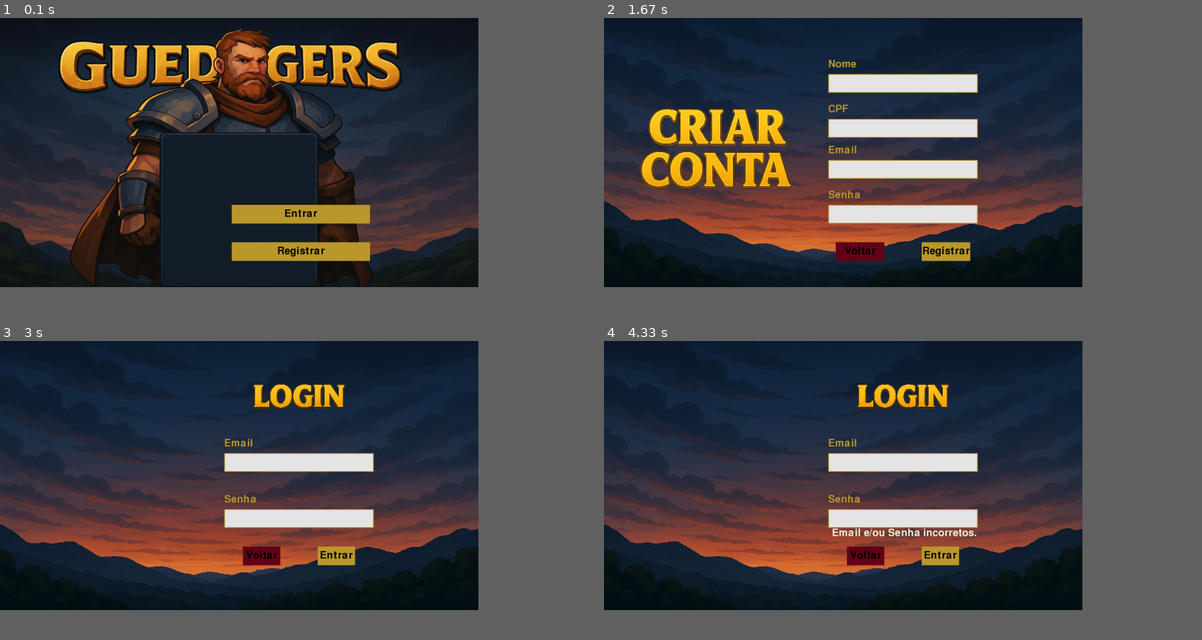
Above: before the commit, frames 1-4 (two rows, left to right).
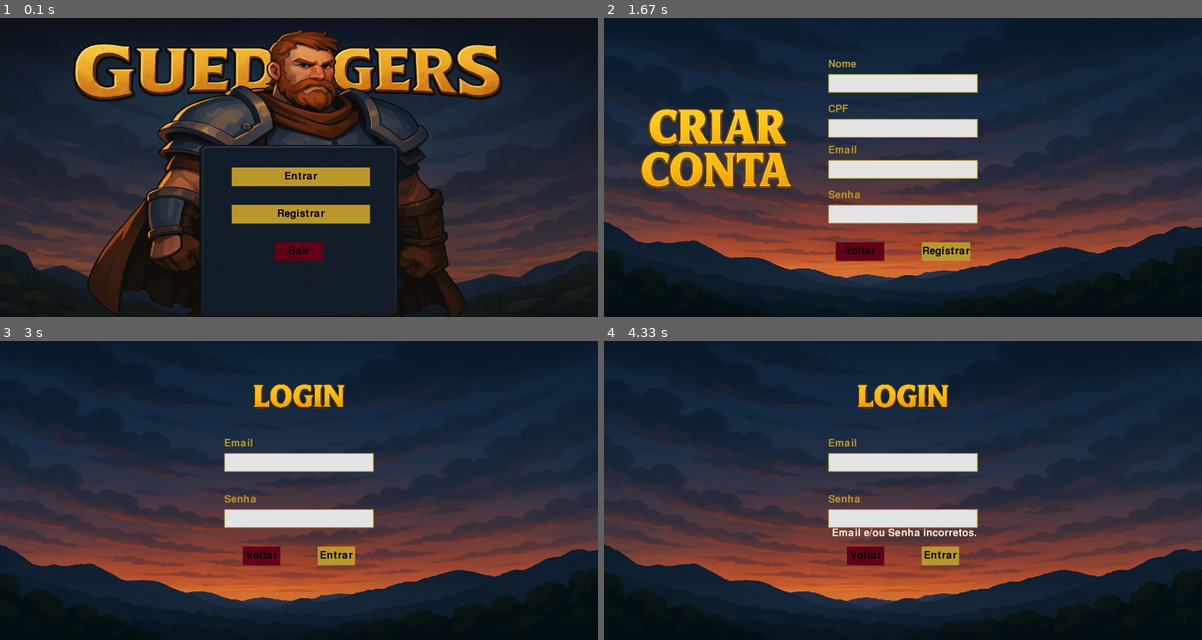
Above: after the commit, the same moments.

Repository: Redbruno7/technic_rpg
Game: pygame game, started from main.py
Same seed, same stepped clock (60 frames per second), same inputs: the game is played once before the commit and once after it.
Inputs:
- Up to frame 1 (0.1 s): no input
- Up to frame 2 (1.67 s): click "Entrar" at 0.38 s; type "ann" at 0.67 s; tap Enter at 1 s; click "Voltar" at 1.27 s; click "Registrar" at 1.6 s
- Up to frame 3 (3 s): type "a" at 1.88 s; tap Enter at 2.02 s; click "Voltar" at 2.48 s; click "Entrar" at 2.82 s
- Up to frame 4 (4.33 s): click "Entrar" at 3.15 s; hold Right 3.43-3.9 s
In our replay, the window is 720x405 before the commit and 900x450 after it. These sizes can differ from the game's own. Grey fills any space a smaller window leaves; there, only what the larger window draws over its background counts as a difference.

The runs differ from the first frame. In frame 1, 42% of the frame differs, in the area x 0-100%, y 3-100%; in frame 2, 35%; in frame 3, 37%; in frame 4, 36%.

Commit message:
agora ta finalizado mesmo

Diff:
--- a/interface/tela_editar.py
+++ b/interface/tela_editar.py
@@ -14,13 +14,13 @@
 os.system('cls')
 
 # Conectar Banco de dados
-conn = sqlite3.connect(r'C:\TECNICO\technic_rpg\Guedgers.db')
+conn = sqlite3.connect(r'C:\guilherme\technic_rpg\Guedgers.db')
 cursor = conn.cursor()
 
 # Dimensões de tela fullscreen baseada no monitor do usuário
-info = pygame.display.Info()
-largura, altura = info.current_w, info.current_h
-tela = pygame.display.set_mode((largura, altura), pygame.FULLSCREEN)
+largura, altura = 1600, 800
+tela = pygame.display.set_mode((largura, altura))
+
 
 
 def tela_editar(tela, largura, altura, fonte, botoes, cursores, email_original):
--- a/interface/tela_entrar.py
+++ b/interface/tela_entrar.py
@@ -14,13 +14,13 @@
 os.system('cls')
 
 # Conectar Banco de dados
-conn = sqlite3.connect(r'C:\TECNICO\technic_rpg\Guedgers.db')
+conn = sqlite3.connect(r'C:\guilherme\technic_rpg\Guedgers.db')
 cursor = conn.cursor()
 
 # Dimensões de tela fullscreen baseada no monitor do usuário
-info = pygame.display.Info()
-largura, altura = info.current_w, info.current_h
-tela = pygame.display.set_mode((largura, altura), pygame.FULLSCREEN)
+largura, altura = 1600, 800
+tela = pygame.display.set_mode((largura, altura))
+
 
 
 def tela_entrar(tela, largura, altura, fonte, botoes, cursores):
--- a/interface/tela_logado.py
+++ b/interface/tela_logado.py
@@ -11,13 +11,13 @@
 os.system('cls')
 
 # Conectar Banco de dados
-conn = sqlite3.connect(r'C:\TECNICO\technic_rpg\Guedgers.db')
+conn = sqlite3.connect(r'C:\guilherme\technic_rpg\Guedgers.db')
 cursor = conn.cursor()
 
 # Dimensões de tela fullscreen baseada no monitor do usuário
-info = pygame.display.Info()
-largura, altura = info.current_w, info.current_h
-tela = pygame.display.set_mode((largura, altura), pygame.FULLSCREEN)
+largura, altura = 1600, 800
+tela = pygame.display.set_mode((largura, altura))
+
 
 
 def tela_logar(tela, largura, altura, fonte, botoes, cursores, email_original):
--- a/interface/tela_principal.py
+++ b/interface/tela_principal.py
@@ -10,9 +10,9 @@
 os.system('cls')
 
 # Dimensões de tela fullscreen baseada no monitor do usuário
-info = pygame.display.Info()
-largura, altura = info.current_w, info.current_h
-tela = pygame.display.set_mode((largura, altura), pygame.FULLSCREEN)
+largura, altura = 1600, 800
+tela = pygame.display.set_mode((largura, altura))
+
 
 # Imagem de fundo
 fundo = pygame.image.load("imgs/guedgers_principal.png")
@@ -29,9 +29,9 @@
 fonte = pygame.font.SysFont('Unicode', 40)
 
 # Posição dos campos e botões
-botao_entrar = pygame.Rect(620, 500, 370, 50)
-botao_registrar = pygame.Rect(620, 600, 370, 50)
-botao_sair = pygame.Rect(735, 750, 130, 50)
+botao_entrar = pygame.Rect(620, 400, 370, 50)
+botao_registrar = pygame.Rect(620, 500, 370, 50)
+botao_sair = pygame.Rect(735, 600, 130, 50)
 
 # Tupla - Botões
 botoes = (botao_entrar, botao_registrar, botao_sair)
--- a/interface/tela_registrar.py
+++ b/interface/tela_registrar.py
@@ -14,13 +14,13 @@
 os.system('cls')
 
 # Conectar Banco de dados
-conn = sqlite3.connect(r'C:\TECNICO\technic_rpg\Guedgers.db')
+conn = sqlite3.connect(r'C:\guilherme\technic_rpg\Guedgers.db')
 cursor = conn.cursor()
 
 # Dimensões de tela fullscreen baseada no monitor do usuário
-info = pygame.display.Info()
-largura, altura = info.current_w, info.current_h
-tela = pygame.display.set_mode((largura, altura), pygame.FULLSCREEN)
+
+largura, altura = 1600, 800
+tela = pygame.display.set_mode((largura, altura))
 
 
 def tela_registrar(tela, largura, altura, fonte, botoes, cursores):
Binary file changed: Guedgers.db
